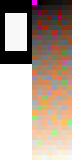
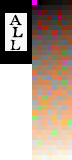
Layer changes from the first 72 × 160 image to the second:
added layer "ALL" above "Layer 1" over left=9, top=14, right=23, bottom=51
